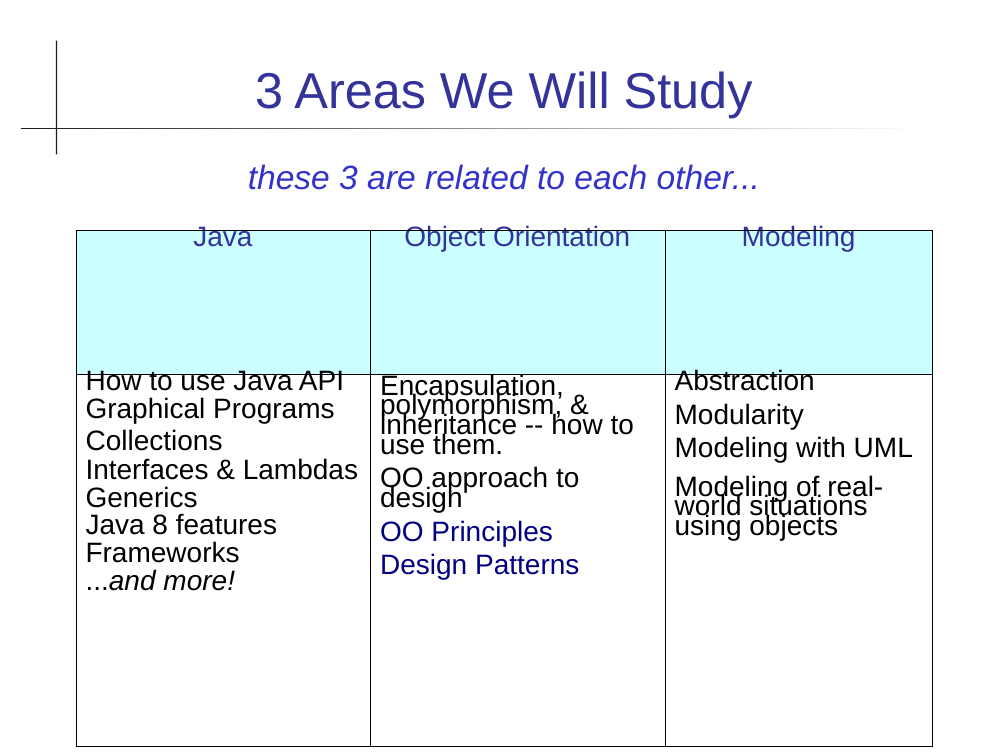
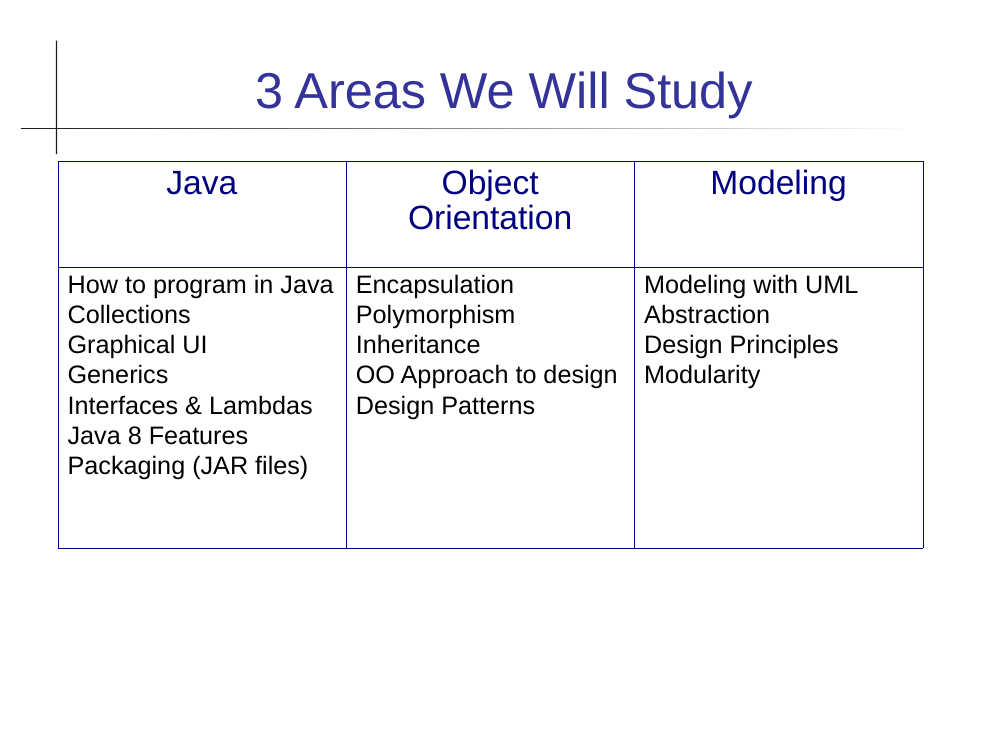
Before and after one commit to skeoop/skeoop.github.io, a slide deck: slide 4 of intro/Introduction-to-Course.ppt. Drawn at 1008x756 pixels with LibreOffice and Linux fonts; fonts in the diff are those of the drawing. Boxes give left, top, right and bottom in pixels: in the first picture for what was removed or moved away, otherwise in the second. Text is boxed around its words. In the diff, an @@ line names an element or a change of style, - is before the commit and + after.

```diff
--- a/intro/Introduction-to-Course.ppt
+++ b/intro/Introduction-to-Course.ppt
@@ table at [57, 161, 922, 547] @@
-row 2: How to use Java API / Graphical Programs / Collections / Interfaces & Lambdas / Generics / Java 8 features / Frameworks / ...and more! | Encapsulation, polymorphism, & inheritance -- how to use them. / OO approach to design / OO Principles / Design Patterns | Abstraction / Modularity / Modeling with UML / Modeling of real-world situations using objects
+row 2: How to program in Java / Collections / Graphical UI / Generics / Interfaces & Lambdas / Java 8 Features / Packaging (JAR files) | Encapsulation / Polymorphism / Inheritance / OO Approach to design / Design Patterns | Modeling with UML / Abstraction / Design Principles / Modularity
@@ fill #CCFFFF to none in row 1 @@
@@ size 20 to 24 pt, text colour #333399 to #000080 in "Java", "Object Orientation", "Modeling" @@
@@ line spacing 0.44 to 0.93 @@
@@ less space between paragraphs @@
@@ borders changed @@
@@ table: place and size @@
-table at [76, 231, 932, 724]
+table at [57, 161, 922, 547]
@@ text removed at [248, 164, 760, 190] @@
-these 3 are related to each other...
```
Also in this commit, not shown: 16 other slides changed, 6 other files.
